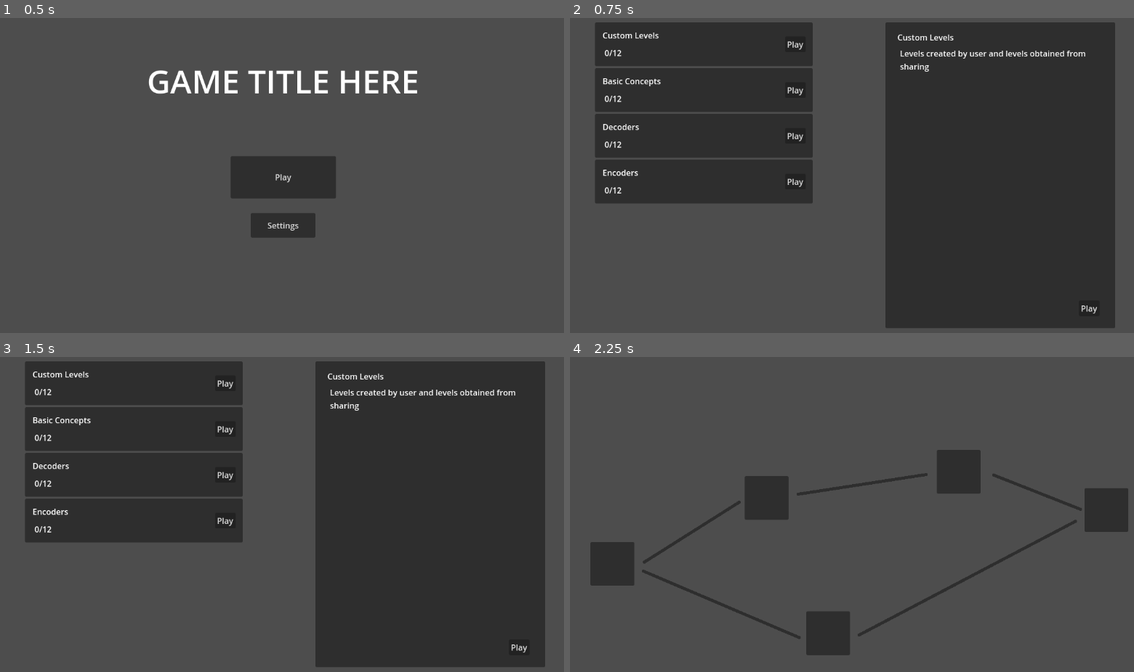
Above: before the commit, frames 1-4 (two rows, left to right).
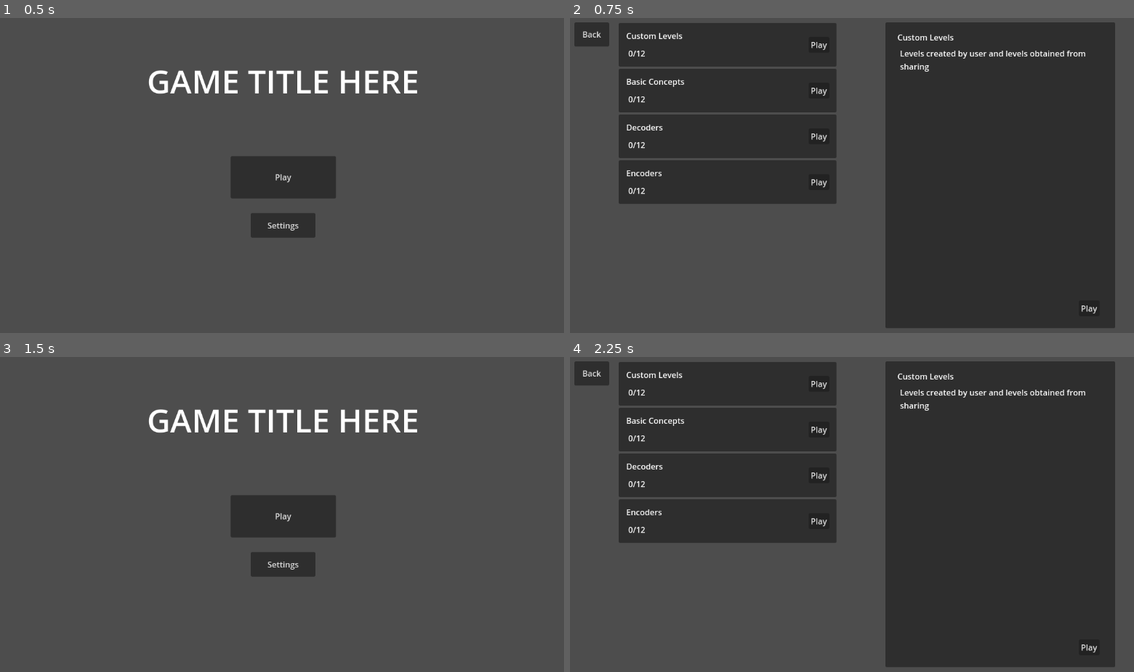
Above: after the commit, the same moments.

Repository: sininen-blue/logic-gate-tesseract
Game: Godot game, scene res://ui/title_page.tscn
The game is run twice, just before and just after one commit, with the same random seed, the same clock (stepped at 60 frames per second) and the same inputs.
Inputs (mouse positions are in pixels of both pictures, inside the frame that each line leads up to):
- Up to frame 1 (0.5 s): no input
- Up to frame 2 (0.75 s): click "Play" at 0.5 s
- Up to frame 3 (1.5 s): click (22, 372) at 1.25 s, where only the run after the commit has a clickable "Back"
- Up to frame 4 (2.25 s): click "Play" at 2 s

Frame 1 is identical in both runs. In frame 2, 5.6% of the frame differs, in the area x 0-48%, y 1-59%; in frame 3, 62%, in the area x 4-97%, y 1-99%; in frame 4, 60%.

Commit message:
"finished" ui

Diff:
--- a/simulation/gate.gd
+++ b/simulation/gate.gd
@@ -6,19 +6,22 @@
 
 @export_enum("And", "Or", "Xor", "Nand", "Nor", "Xnor", "Not", "Start", "End") var gate_type : String = "And"
 
-var value : int
+var value : int = 2
 var draggable : bool = false
 var dragging : bool = false
+var var_name : String = ""
+var offset : Vector2
 
-var offset : Vector2
 
 @onready var main : Node2D = get_parent()
 @onready var input_area: Area2D = $InputArea
 @onready var output_area: Area2D = $OutputArea
 @onready var testing_label: Label = $TestingLabel
+@onready var start_label: Label = $StartLabel
 @onready var sprite: Sprite2D = $Sprite2D
 
 func _ready() -> void:
+	start_label.text = var_name
 	self.mouse_entered.connect(_on_mouse_entered)
 	self.mouse_exited.connect(_on_mouse_exited)
 
--- a/simulation/gate.tscn
+++ b/simulation/gate.tscn
@@ -47,7 +47,18 @@
 begin_cap_mode = 2
 end_cap_mode = 2
 
+[node name="StartLabel" type="Label" parent="."]
+offset_left = 45.0
+offset_top = 66.0
+offset_right = 85.0
+offset_bottom = 89.0
+text = "arstarst
+"
+
 [node name="TestingLabel" type="Label" parent="."]
-visible = false
-offset_right = 40.0
-offset_bottom = 23.0
+offset_left = -82.0
+offset_top = 62.0
+offset_right = -21.0
+offset_bottom = 85.0
+text = "arstarst
+"
--- a/simulation/simulation-manager.gd
+++ b/simulation/simulation-manager.gd
@@ -13,7 +13,7 @@
 	var line : Line2D
 	var start : Gate
 	var end : Gate
-	var value : bool
+	var value : int
 
 enum {
 	IDLE,
@@ -27,6 +27,8 @@
 
 @onready var mouse_area: Area2D = $MouseArea
 
+var start_nodes : Array[GateNode]
+var end_node : GateNode
 
 func _ready() -> void:
 	## NOTE: these are temporary testing nodes
@@ -35,18 +37,21 @@
 
 	var gate_scene : GateNode = GATE_SCENE.instantiate()
 	gate_scene.gate_type = "Start"
-	gate_scene.value = true
+	gate_scene.var_name = "x"
+	gate_scene.value = false
 	gate_scene.global_position = Vector2(200, 200) # NOTE: temp start location
 
 	var new_gate : Gate = Gate.new()
 	new_gate.node = gate_scene
 	new_gate.type = gate_scene.gate_type
 
+	start_nodes.append(new_gate.node)
 	gates.append(new_gate)
 	add_child(gate_scene)
 
 	gate_scene = GATE_SCENE.instantiate()
 	gate_scene.gate_type = "Start"
+	gate_scene.var_name = "y"
 	gate_scene.value = true
 	gate_scene.global_position = Vector2(200, 400) # NOTE: temp start location
 
@@ -54,11 +59,13 @@
 	new_gate.node = gate_scene
 	new_gate.type = gate_scene.gate_type
 
+	start_nodes.append(new_gate.node)
 	gates.append(new_gate)
 	add_child(gate_scene)
 
 	gate_scene = GATE_SCENE.instantiate()
 	gate_scene.gate_type = "Start"
+	gate_scene.var_name = "z"
 	gate_scene.value = true
 	gate_scene.global_position = Vector2(200, 600) # NOTE: temp start location
 
@@ -66,19 +73,21 @@
 	new_gate.node = gate_scene
 	new_gate.type = gate_scene.gate_type
 
+	start_nodes.append(new_gate.node)
 	gates.append(new_gate)
 	add_child(gate_scene)
 
 
 	gate_scene = GATE_SCENE.instantiate()
 	gate_scene.gate_type = "End"
-	gate_scene.value = true
+	gate_scene.value = false
 	gate_scene.global_position = Vector2(700, 300) # NOTE: temp start location
 
 	new_gate = Gate.new()
 	new_gate.node = gate_scene
 	new_gate.type = gate_scene.gate_type
 
+	end_node = new_gate.node
 	gates.append(new_gate)
 	add_child(gate_scene)
 
@@ -216,6 +225,7 @@
 
 ## Deletion
 ## TODO: make sure that outputs and inputs can't be deleted
+## TODO: make right clicks change the state of inputs
 func _input(event: InputEvent) -> void:
 	if event.is_action_pressed("right_click"):
 		remove_item()
@@ -238,6 +248,9 @@
 		if gate.node == source:
 			gate_item = gate
 
+	if gate_item.type == "Start" or gate_item.type == "End":
+		return
+
 	# deletes all related connections
 	var connection_items : Array[Connection]
 	for connection in connections:
@@ -286,7 +299,7 @@
 	$MouseArea/Label.text = str(get_global_mouse_position())
 	for gate in gates:
 		# TODO: this is for testing, remove later
-		gate.node.testing_label.text = str(gate.type, "->", gate.connections)
+		gate.node.testing_label.text = str(gate.node.value, gate.type, "->", gate.connections)
 
 		## TODO: put this somewhere in a setget function for connections
 		handle_gate_values(gate)
@@ -373,16 +386,8 @@
 	run_simulation()
 
 func run_simulation():
-	var start_nodes : Array[GateNode]
-	var end_node : GateNode
+	## TODO: label start nodes
 	var end_values : Array[Array]
-
-	for gate in gates:
-		if gate.type == "Start":
-			start_nodes.append(gate.node)
-		if gate.type == "End":
-			end_node = gate.node
-
 
 	for x in range(2):
 		for y in range(2):
--- /dev/null
+++ b/ui/create_custom_level.gd
@@ -0,0 +1,5 @@
+extends Control
+
+func _ready() -> void:
+	$Back.pressed.connect(get_tree().change_scene_to_file.bind("res://ui/custom_levels.tscn"))
+	$Create.pressed.connect(get_tree().change_scene_to_file.bind("res://ui/custom_levels.tscn"))
--- /dev/null
+++ b/ui/create_custom_level.tscn
@@ -0,0 +1,103 @@
+[gd_scene load_steps=2 format=3 uid="uid://c20nqruvjtxah"]
+
+[ext_resource type="Script" path="res://ui/create_custom_level.gd" id="1_uiy2w"]
+
+[node name="CreateCustomLevel" type="Control"]
+layout_mode = 3
+anchors_preset = 15
+anchor_right = 1.0
+anchor_bottom = 1.0
+grow_horizontal = 2
+grow_vertical = 2
+script = ExtResource("1_uiy2w")
+metadata/_edit_lock_ = true
+
+[node name="TitleLabel" type="Label" parent="."]
+layout_mode = 0
+offset_left = 294.0
+offset_top = 22.0
+offset_right = 856.0
+offset_bottom = 97.0
+text = "Title"
+
+[node name="TextEdit" type="TextEdit" parent="TitleLabel"]
+layout_mode = 1
+anchors_preset = 12
+anchor_top = 1.0
+anchor_right = 1.0
+anchor_bottom = 1.0
+offset_top = -43.0
+grow_horizontal = 2
+grow_vertical = 0
+
+[node name="TitleLabel2" type="Label" parent="."]
+layout_mode = 0
+offset_left = 299.0
+offset_top = 294.0
+offset_right = 861.0
+offset_bottom = 453.0
+text = "Description"
+
+[node name="TextEdit" type="TextEdit" parent="TitleLabel2"]
+layout_mode = 1
+anchors_preset = 12
+anchor_top = 1.0
+anchor_right = 1.0
+anchor_bottom = 1.0
+offset_top = -116.0
+grow_horizontal = 2
+grow_vertical = 0
+
+[node name="Label" type="Label" parent="."]
+layout_mode = 0
+offset_left = 303.0
+offset_top = 142.0
+offset_right = 858.0
+offset_bottom = 335.0
+text = "Truth Table"
+
+[node name="Camera" type="Button" parent="Label"]
+layout_mode = 1
+anchors_preset = 8
+anchor_left = 0.5
+anchor_top = 0.5
+anchor_right = 0.5
+anchor_bottom = 0.5
+offset_left = -166.5
+offset_top = -41.5
+offset_right = -11.5
+offset_bottom = 33.5
+grow_horizontal = 2
+grow_vertical = 2
+text = "Camera"
+
+[node name="Text Input" type="Button" parent="Label"]
+layout_mode = 1
+anchors_preset = 8
+anchor_left = 0.5
+anchor_top = 0.5
+anchor_right = 0.5
+anchor_bottom = 0.5
+offset_left = 10.5
+offset_top = -39.5
+offset_right = 165.5
+offset_bottom = 35.5
+grow_horizontal = 2
+grow_vertical = 2
+text = "Text Input"
+
+[node name="Create" type="Button" parent="."]
+layout_mode = 0
+offset_left = 696.0
+offset_top = 486.0
+offset_right = 863.0
+offset_bottom = 569.0
+text = "Create"
+
+[node name="Back" type="Button" parent="."]
+layout_mode = 0
+offset_left = 23.0
+offset_top = 16.0
+offset_right = 92.0
+offset_bottom = 64.0
+text = "Back"
--- /dev/null
+++ b/ui/custom_levels.gd
@@ -0,0 +1,5 @@
+extends Control
+
+func _ready() -> void:
+	$VBoxContainer/CreateCustomButton.pressed.connect(get_tree().change_scene_to_file.bind("res://ui/create_custom_level.tscn"))
+	$Back.pressed.connect(get_tree().change_scene_to_file.bind("res://ui/stage_select.tscn"))
--- /dev/null
+++ b/ui/custom_levels.tscn
@@ -0,0 +1,237 @@
+[gd_scene load_steps=2 format=3 uid="uid://bwlvlfljyekts"]
+
+[ext_resource type="Script" path="res://ui/custom_levels.gd" id="1_2dk5k"]
+
+[node name="CustomLevels" type="Control"]
+layout_mode = 3
+anchors_preset = 15
+anchor_right = 1.0
+anchor_bottom = 1.0
+grow_horizontal = 2
+grow_vertical = 2
+script = ExtResource("1_2dk5k")
+metadata/_edit_lock_ = true
+
+[node name="VBoxContainer" type="VBoxContainer" parent="."]
+clip_contents = true
+layout_mode = 1
+anchors_preset = 13
+anchor_left = 0.5
+anchor_right = 0.5
+anchor_bottom = 1.0
+offset_left = -246.0
+offset_top = 25.0
+offset_right = 237.0
+offset_bottom = -29.0
+grow_horizontal = 2
+grow_vertical = 2
+
+[node name="CreateCustomButton" type="Button" parent="VBoxContainer"]
+layout_mode = 2
+text = "
+Create Custom Level
+
+"
+
+[node name="StagePanel" type="Panel" parent="VBoxContainer"]
+custom_minimum_size = Vector2(242, 87)
+layout_mode = 2
+
+[node name="StageLabel" type="Label" parent="VBoxContainer/StagePanel"]
+layout_mode = 0
+offset_left = 15.0
+offset_top = 14.0
+offset_right = 127.0
+offset_bottom = 37.0
+text = "CustomLevel1"
+
+[node name="AuthorLabel" type="Label" parent="VBoxContainer/StagePanel"]
+layout_mode = 0
+offset_left = 19.0
+offset_top = 49.0
+offset_right = 59.0
+offset_bottom = 72.0
+text = "By Unknown"
+
+[node name="ShareButton" type="Button" parent="VBoxContainer/StagePanel"]
+layout_mode = 1
+anchors_preset = 6
+anchor_left = 1.0
+anchor_top = 0.5
+anchor_right = 1.0
+anchor_bottom = 0.5
+offset_left = -77.0
+offset_top = -30.5
+offset_right = -24.0
+offset_bottom = 0.5
+grow_horizontal = 0
+grow_vertical = 2
+text = "Share"
+
+[node name="PlayButton" type="Button" parent="VBoxContainer/StagePanel"]
+layout_mode = 1
+anchors_preset = 6
+anchor_left = 1.0
+anchor_top = 0.5
+anchor_right = 1.0
+anchor_bottom = 0.5
+offset_left = -123.0
+offset_top = -30.5
+offset_right = -82.0
+offset_bottom = 0.5
+grow_horizontal = 0
+grow_vertical = 2
+text = "Play"
+
+[node name="PlayButton2" type="Button" parent="VBoxContainer/StagePanel"]
+layout_mode = 1
+anchors_preset = 6
+anchor_left = 1.0
+anchor_top = 0.5
+anchor_right = 1.0
+anchor_bottom = 0.5
+offset_left = -94.0
+offset_top = 2.5
+offset_right = -53.0
+offset_bottom = 33.5
+grow_horizontal = 0
+grow_vertical = 2
+text = "Delete"
+
+[node name="StagePanel2" type="Panel" parent="VBoxContainer"]
+custom_minimum_size = Vector2(242, 87)
+layout_mode = 2
+
+[node name="StageLabel" type="Label" parent="VBoxContainer/StagePanel2"]
+layout_mode = 0
+offset_left = 15.0
+offset_top = 14.0
+offset_right = 127.0
+offset_bottom = 37.0
+text = "CustomLevel11"
+
+[node name="AuthorLabel" type="Label" parent="VBoxContainer/StagePanel2"]
+layout_mode = 0
+offset_left = 19.0
+offset_top = 49.0
+offset_right = 59.0
+offset_bottom = 72.0
+text = "By Neil"
+
+[node name="ShareButton" type="Button" parent="VBoxContainer/StagePanel2"]
+layout_mode = 1
+anchors_preset = 6
+anchor_left = 1.0
+anchor_top = 0.5
+anchor_right = 1.0
+anchor_bottom = 0.5
+offset_left = -77.0
+offset_top = -30.5
+offset_right = -24.0
+offset_bottom = 0.5
+grow_horizontal = 0
+grow_vertical = 2
+text = "Share"
+
+[node name="PlayButton" type="Button" parent="VBoxContainer/StagePanel2"]
+layout_mode = 1
+anchors_preset = 6
+anchor_left = 1.0
+anchor_top = 0.5
+anchor_right = 1.0
+anchor_bottom = 0.5
+offset_left = -123.0
+offset_top = -30.5
+offset_right = -82.0
+offset_bottom = 0.5
+grow_horizontal = 0
+grow_vertical = 2
+text = "Play"
+
+[node name="PlayButton2" type="Button" parent="VBoxContainer/StagePanel2"]
+layout_mode = 1
+anchors_preset = 6
+anchor_left = 1.0
+anchor_top = 0.5
+anchor_right = 1.0
+anchor_bottom = 0.5
+offset_left = -94.0
+offset_top = 2.5
+offset_right = -53.0
+offset_bottom = 33.5
+grow_horizontal = 0
+grow_vertical = 2
+text = "Delete"
+
+[node name="StagePanel3" type="Panel" parent="VBoxContainer"]
+custom_minimum_size = Vector2(242, 87)
+layout_mode = 2
+
+[node name="StageLabel" type="Label" parent="VBoxContainer/StagePanel3"]
+layout_mode = 0
+offset_left = 15.0
+offset_top = 14.0
+offset_right = 127.0
+offset_bottom = 37.0
+text = "CustomLevel12"
+
+[node name="AuthorLabel" type="Label" parent="VBoxContainer/StagePanel3"]
+layout_mode = 0
+offset_left = 19.0
+offset_top = 49.0
+offset_right = 59.0
+offset_bottom = 72.0
+text = "By Unknown"
+
+[node name="ShareButton" type="Button" parent="VBoxContainer/StagePanel3"]
+layout_mode = 1
+anchors_preset = 6
+anchor_left = 1.0
+anchor_top = 0.5
+anchor_right = 1.0
+anchor_bottom = 0.5
+offset_left = -77.0
+offset_top = -30.5
+offset_right = -24.0
+offset_bottom = 0.5
+grow_horizontal = 0
+grow_vertical = 2
+text = "Share"
+
+[node name="PlayButton" type="Button" parent="VBoxContainer/StagePanel3"]
+layout_mode = 1
+anchors_preset = 6
+anchor_left = 1.0
+anchor_top = 0.5
+anchor_right = 1.0
+anchor_bottom = 0.5
+offset_left = -123.0
+offset_top = -30.5
+offset_right = -82.0
+offset_bottom = 0.5
+grow_horizontal = 0
+grow_vertical = 2
+text = "Play"
+
+[node name="PlayButton2" type="Button" parent="VBoxContainer/StagePanel3"]
+layout_mode = 1
+anchors_preset = 6
+anchor_left = 1.0
+anchor_top = 0.5
+anchor_right = 1.0
+anchor_bottom = 0.5
+offset_left = -94.0
+offset_top = 2.5
+offset_right = -53.0
+offset_bottom = 33.5
+grow_horizontal = 0
+grow_vertical = 2
+text = "Delete"
+
+[node name="Back" type="Button" parent="."]
+layout_mode = 0
+offset_left = 23.0
+offset_top = 16.0
+offset_right = 92.0
+offset_bottom = 64.0
+text = "Back"
--- a/ui/level_complete.gd
+++ b/ui/level_complete.gd
@@ -1,7 +1,8 @@
 extends Control
 
 
-var correct : Array = [0, 0, 0, 0, 1, 1, 1, 1]
+var correct : Array = [0, 0, 0, 1, 1, 1, 1, 1]
+var correct_count : int = 0
 
 func _ready():
 	var file = FileAccess.open("user://temp.dat", FileAccess.READ)
@@ -13,6 +14,7 @@
 	for x in range(len(results)):
 		table += str(results[x])
 		if results[x][3] == correct[x]:
+			correct_count += 1
 			table += " O"
 		else:
 			table += " X"
@@ -20,3 +22,15 @@
 		table += "\n"
 
 	$TruthTable/Label2.text = str(table)
+
+
+	$LevelPass/Accuracy.text = str(correct_count," / ", len(results))
+
+
+func _on_retry_button_pressed() -> void:
+	## TODO: load the simulation level with the appropriate json file info
+	get_tree().change_scene_to_file("res://simulation/simulation.tscn")
+
+
+func _on_continue_button_pressed() -> void:
+	get_tree().change_scene_to_file("res://ui/level_select.tscn")
--- a/ui/level_complete.tscn
+++ b/ui/level_complete.tscn
@@ -58,7 +58,19 @@
 grow_horizontal = 2
 text = "LEVEL PASSED"
 
-[node name="Button" type="Button" parent="LevelPass"]
+[node name="Accuracy" type="Label" parent="LevelPass"]
+layout_mode = 1
+anchors_preset = 5
+anchor_left = 0.5
+anchor_right = 0.5
+offset_left = -51.0
+offset_top = 137.0
+offset_right = 58.0
+offset_bottom = 160.0
+grow_horizontal = 2
+text = "LEVEL PASSED"
+
+[node name="RetryButton" type="Button" parent="LevelPass"]
 layout_mode = 1
 anchors_preset = 7
 anchor_left = 0.5
@@ -108,7 +120,7 @@
 grow_horizontal = 2
 grow_vertical = 2
 
-[node name="Button" type="Button" parent="."]
+[node name="ContinueButton" type="Button" parent="."]
 layout_mode = 1
 anchors_preset = 8
 anchor_left = 0.5
@@ -122,3 +134,6 @@
 grow_horizontal = 2
 grow_vertical = 2
 text = "continue"
+
+[connection signal="pressed" from="LevelPass/RetryButton" to="." method="_on_retry_button_pressed"]
+[connection signal="pressed" from="ContinueButton" to="." method="_on_continue_button_pressed"]
--- a/ui/level_select.gd
+++ b/ui/level_select.gd
@@ -10,6 +10,8 @@
 
 	$LevelInfo/Button.pressed.connect(_on_button_pressed2)
 
+	$Back.pressed.connect(get_tree().change_scene_to_file.bind("res://ui/stage_select.tscn"))
+
 func _on_button_pressed() -> void:
 	$LevelInfo.visible = !$LevelInfo.visible
 
--- a/ui/level_select.tscn
+++ b/ui/level_select.tscn
@@ -161,3 +161,10 @@
 position = Vector2(100, 419.5)
 scale = Vector2(0.5, 0.5)
 texture = ExtResource("4_ym278")
+
+[node name="Back" type="Button" parent="."]
+offset_left = 23.0
+offset_top = 16.0
+offset_right = 92.0
+offset_bottom = 64.0
+text = "Back"
--- a/ui/stage_select.gd
+++ b/ui/stage_select.gd
@@ -1,10 +1,17 @@
 extends Control
 
+## TODO: these are all temporary and should be deleted
+func _ready() -> void:
+	$VBoxContainer/StagePanel/PlayButton.pressed.connect(_on_button_pressed_custom)
 
-func _ready() -> void:
-	$VBoxContainer/StagePanel/PlayButton.pressed.connect(_on_button_pressed)
 	$VBoxContainer/StagePanel6/PlayButton.pressed.connect(_on_button_pressed)
+	$VBoxContainer/StagePanel7/PlayButton.pressed.connect(_on_button_pressed)
+
+	$Back.pressed.connect(get_tree().change_scene_to_file.bind("res://ui/title_page.tscn"))
 	$InfoPanel/PlayButton.pressed.connect(_on_button_pressed)
 
 func _on_button_pressed() -> void:
 	get_tree().change_scene_to_file("res://ui/level_select.tscn")
+
+func _on_button_pressed_custom() -> void:
+	get_tree().change_scene_to_file("res://ui/custom_levels.tscn")
--- a/ui/stage_select.tscn
+++ b/ui/stage_select.tscn
@@ -17,10 +17,10 @@
 layout_mode = 1
 anchors_preset = 9
 anchor_bottom = 1.0
-offset_left = 64.0
-offset_top = 16.0
-offset_right = 496.0
-offset_bottom = -16.0
+offset_left = 111.0
+offset_top = 17.0
+offset_right = 543.0
+offset_bottom = -15.0
 grow_vertical = 2
 
 [node name="StagePanel" type="Panel" parent="VBoxContainer"]
@@ -207,3 +207,10 @@
 grow_horizontal = 0
 grow_vertical = 0
 text = "Play"
+
+[node name="Back" type="Button" parent="."]
+offset_left = 23.0
+offset_top = 16.0
+offset_right = 92.0
+offset_bottom = 64.0
+text = "Back"
Not shown, changed: export_presets.cfg
